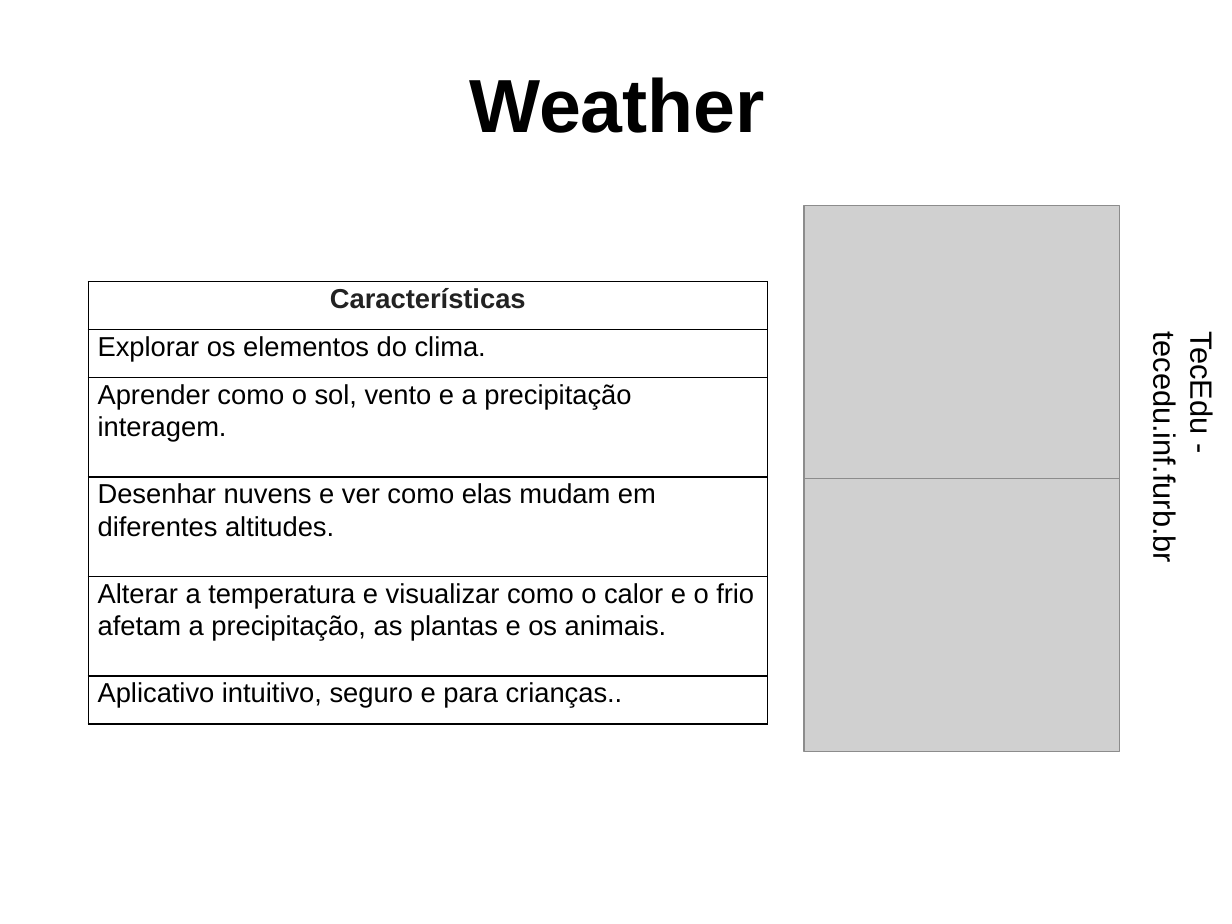
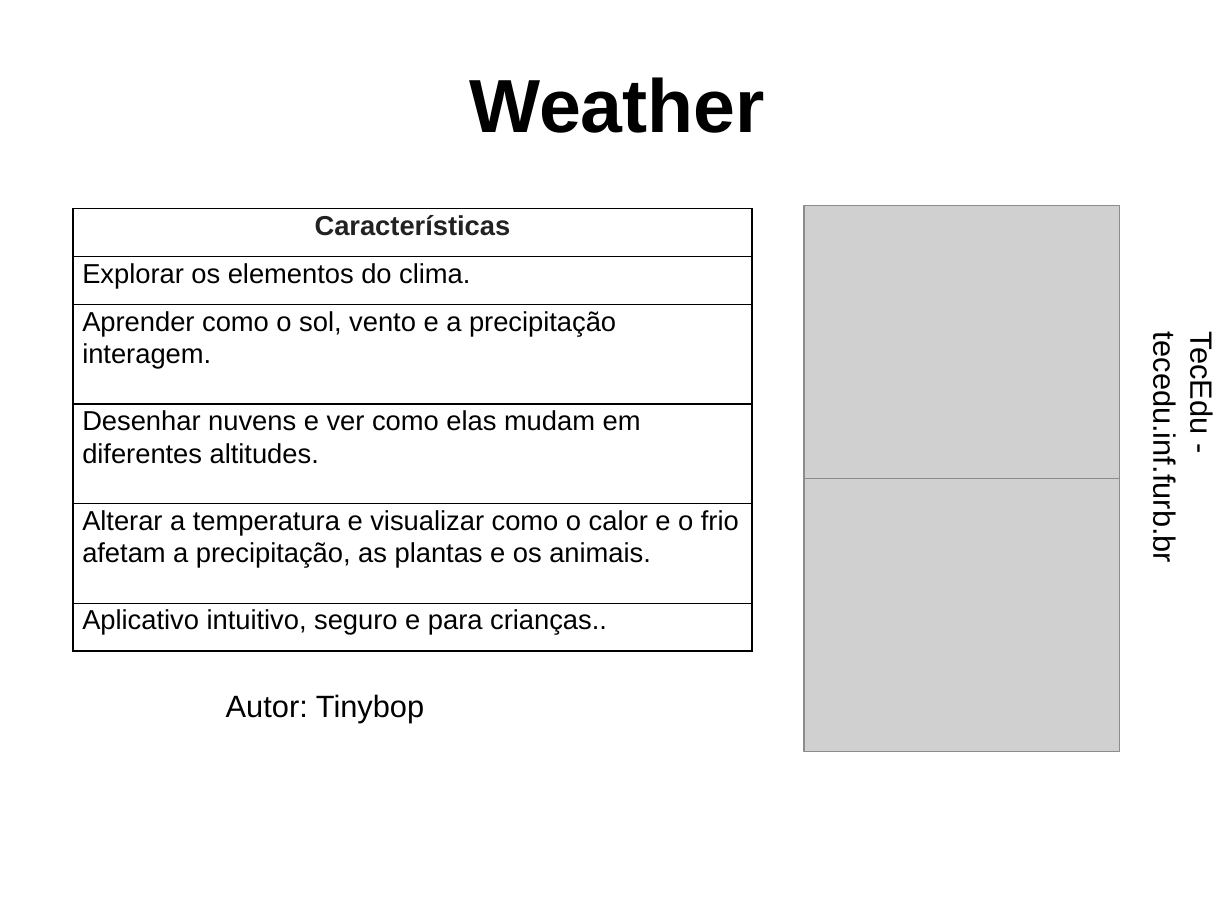
Before and after one commit to dalton-reis/tcc_RodrigoWernkePereira, a slide deck: slide 12 of Apresentação/EcosAR.pptx (slide 11 before the commit). Drawn at 1232x924 pixels with LibreOffice and Linux fonts; fonts in the diff are those of the drawing; grey boxes stand for pictures; background and template pictures are left out. Boxes give left, top, right and bottom in pixels: in the first picture for what was removed or moved away, otherwise in the second. Text is boxed around its words. In the diff, an @@ line names an element or a change of style, - is before the commit and + after.

```diff
--- a/Apresentação/EcosAR.pptx
+++ b/Apresentação/EcosAR.pptx
@@ table: place and size @@
-table at [89,282,768,724]
+table at [73,208,752,650]
@@ text added at [226,694,424,722], 18 pt, text #000000 @@
+Autor: Tinybop
```
Also in this commit, not shown: 5 other slides changed, 2 slides added, 2 other files.
